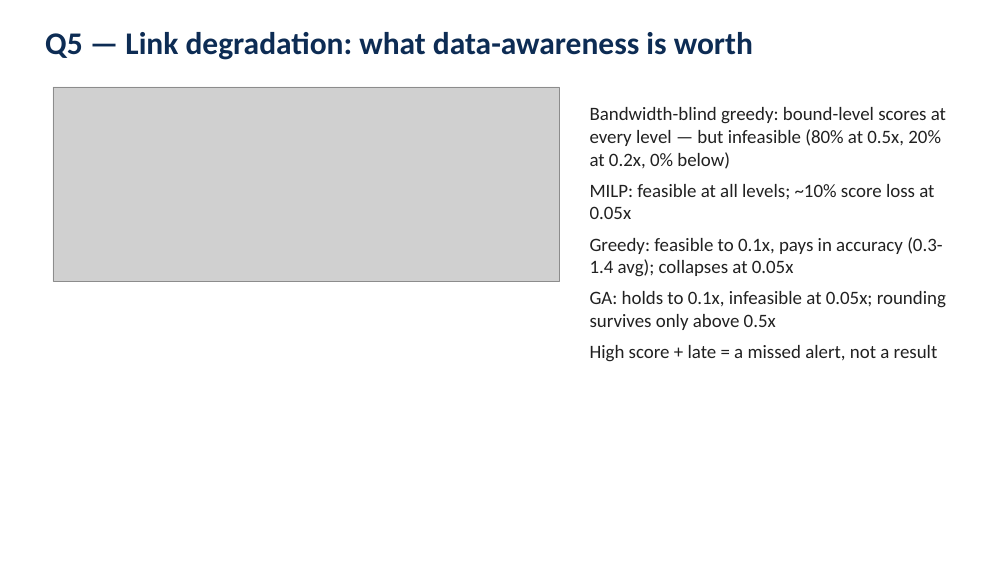
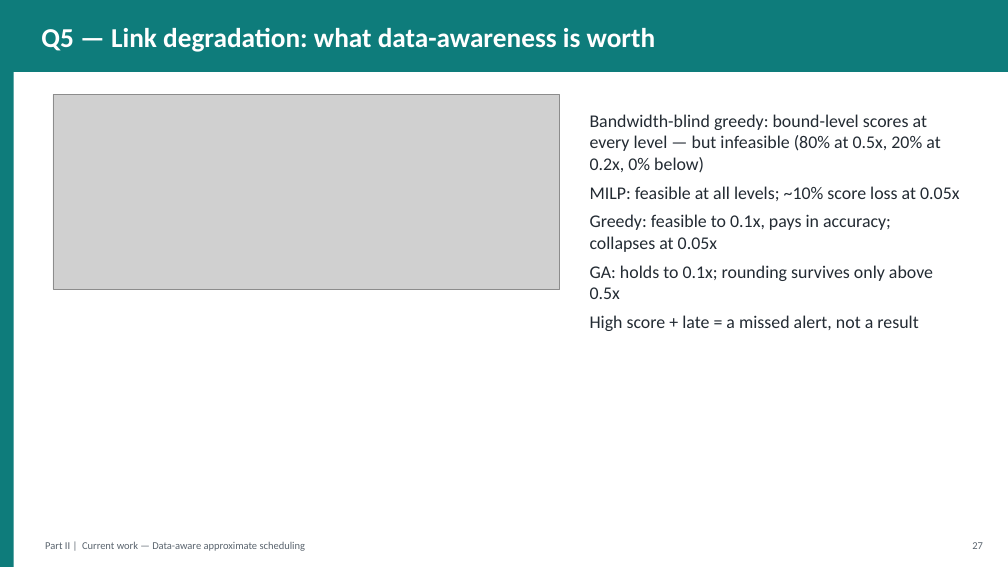
Before and after one commit to gayanigupta/data-aware-scheduling, a slide deck: slide 28 of slides/data-aware-scheduling.pptx (slide 16 before the commit). Drawn at 1008x567 pixels with LibreOffice and Linux fonts; fonts in the diff are those of the drawing; grey boxes stand for pictures. Boxes give left, top, right and bottom in pixels: in the first picture for what was removed or moved away, otherwise in the second. Text is boxed around its words. In the diff, an @@ line names an element or a change of style, - is before the commit and + after.

```diff
--- a/slides/data-aware-scheduling.pptx
+++ b/slides/data-aware-scheduling.pptx
@@ rectangle added at bbox=[0, 0, 1008, 72], fill #0E7C7B @@
@@ text "Q5 — Link degradation: what ..." at bbox=[41, 28, 656, 52]: size 30 to 26 pt, text colour #0D2C54 to #FFFFFF; vertical alignment top to middle @@
@@ rectangle added at bbox=[0, 72, 14, 567], fill #0E7C7B @@
@@ picture: place and size @@
-picture at bbox=[53, 87, 560, 281]
+picture at bbox=[53, 95, 560, 289]
@@ text "Bandwidth-blind greedy: bound-level scores at ...": place and size @@
-text "Bandwidth-blind greedy: bound-level scores at ..." at bbox=[590, 107, 946, 362]
+text "Bandwidth-blind greedy: bound-level scores at ..." at bbox=[590, 114, 959, 331]
@@ text at bbox=[590, 114, 959, 331]: size 18 to 17 pt, text colour #212121 to #232B33 in "Bandwidth-blind greedy: bound-level scores at every level ...", "MILP: feasible at all levels; ~10% score ...", "High score + late = a missed ..."; less space between paragraphs @@
@@ text at bbox=[590, 214, 933, 299]: text changed; size 18 to 17 pt; text colour #212121 to #232B33 @@
-Greedy: feasible to 0.1x, pays in accuracy (0.3-1.4 avg); collapses at 0.05x
-GA: holds to 0.1x, infeasible at 0.05x; rounding survives only above 0.5x
+Greedy: feasible to 0.1x, pays in accuracy; collapses at 0.05x
+GA: holds to 0.1x; rounding survives only above 0.5x
@@ text added at bbox=[45, 542, 305, 551], 10 pt, text #5A646E @@
+Part II | Current work — Data-aware approximate scheduling
@@ text added at bbox=[972, 542, 983, 549], 10 pt, text #5A646E @@
+27
```
Also in this commit, not shown: 19 other slides changed, 24 slides added, 1 slide removed, 1 other file.
